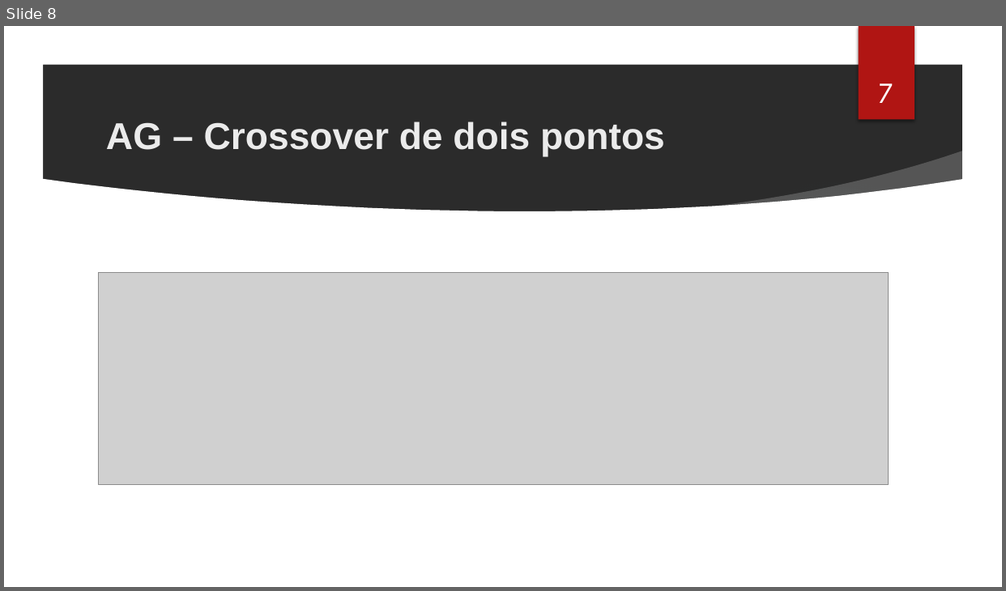
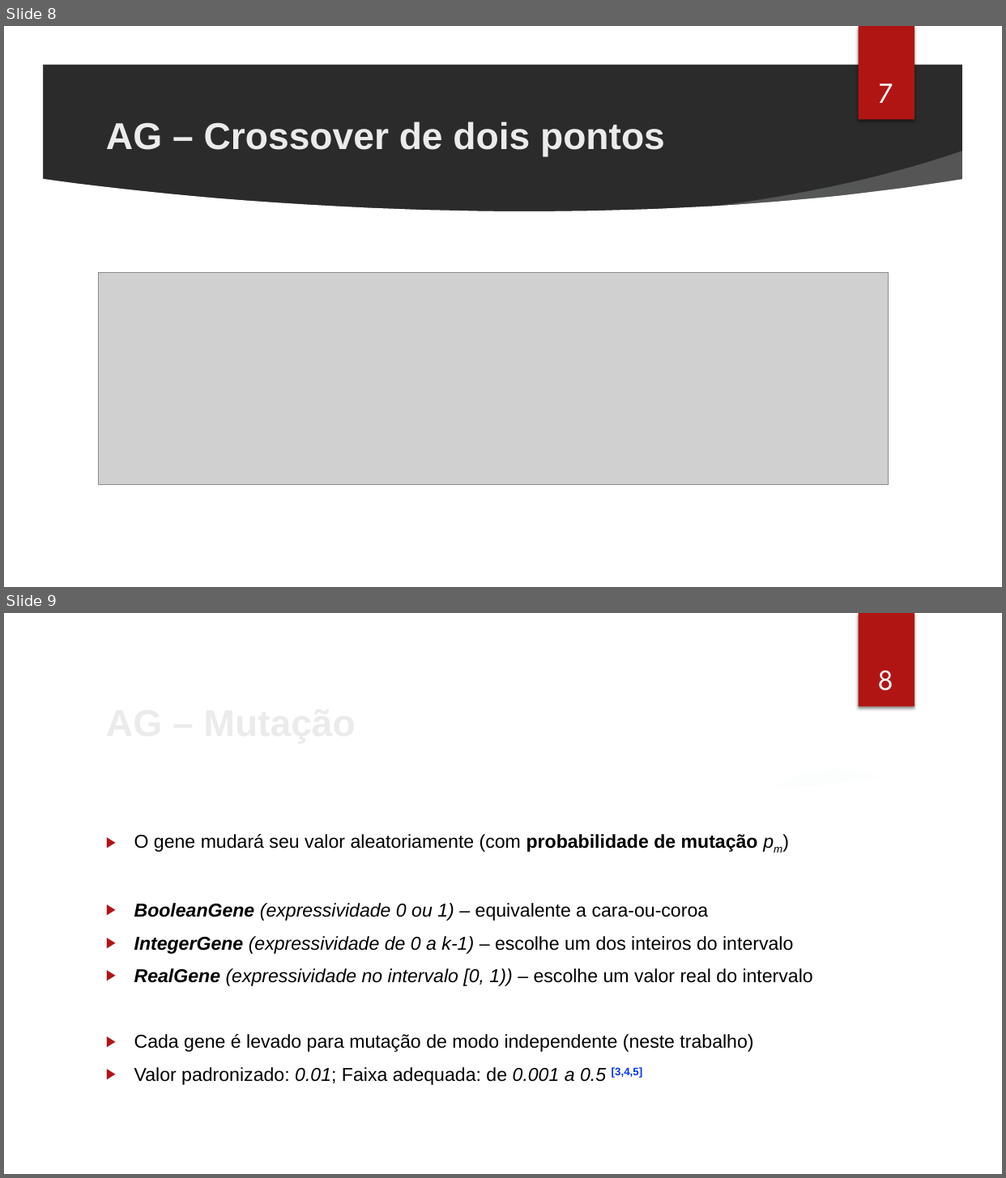
Before and after one commit to cassioss/genetics, a slide deck: presentations/TG2_Apresentacao_Cassio.pptx. Shown one above the other, each under a label of ours: slide 8 before the commit, slides 8 and 9 after it. The pictures are 1006x591 and 1006x1178 pixels, drawn with LibreOffice and Linux fonts; fonts in the diff are those of the drawing; grey boxes stand for pictures; background and template pictures are left out; a plain dark background stands for a picture behind light text. Boxes give left, top, right and bottom in pixels: in the first picture for what was removed or moved away, otherwise in the second. Text is boxed around its words. In the diff, an @@ line names an element or a change of style, - is before the commit and + after.

```diff
--- a/presentations/TG2_Apresentacao_Cassio.pptx
+++ b/presentations/TG2_Apresentacao_Cassio.pptx
@@ slide 9 added at (x1=4, y1=613, x2=1002, y2=1174), background picture (left out); not listed: 7 template elements that a slide beside it also shows @@
@@ page number added at (x1=878, y1=671, x2=894, y2=691), 28 pt, text #FFFFFF @@
+8
@@ text added at (x1=134, y1=834, x2=813, y2=1085), 18 pt, text #000000 @@
+▶ O gene mudará seu valor aleatoriamente (com probabilidade de mutação pm)
+▶ BooleanGene (expressividade 0 ou 1) – equivalente a cara-ou-coroa
+▶ IntegerGene (expressividade de 0 a k-1) – escolhe um dos inteiros do intervalo
+▶ RealGene (expressividade no intervalo [0, 1)) – escolhe um valor real do intervalo
+▶ Cada gene é levado para mutação de modo independente (neste trabalho)
+▶ Valor padronizado: 0.01; Faixa adequada: de 0.001 a 0.5 [3,4,5]
@@ title added at (x1=681, y1=834, x2=758, y2=852), 36 pt, text #EBEBEB, bold @@
+AG – Mutação
```
Also in this commit, not shown: 3 slides changed, 3 other slides added, 11 slides removed, 6 other files.
